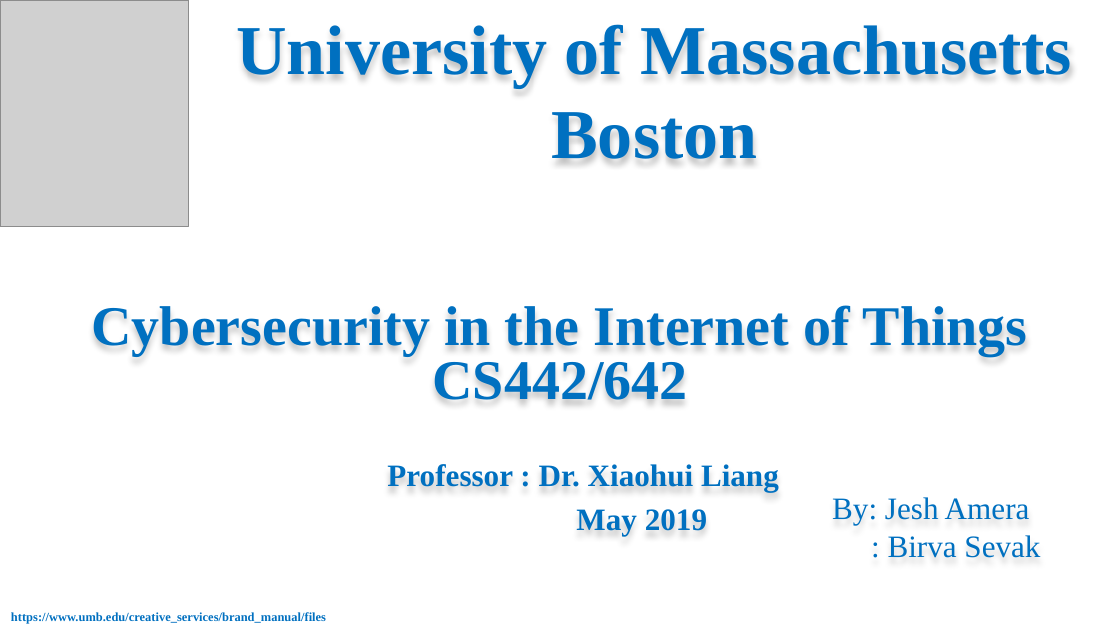
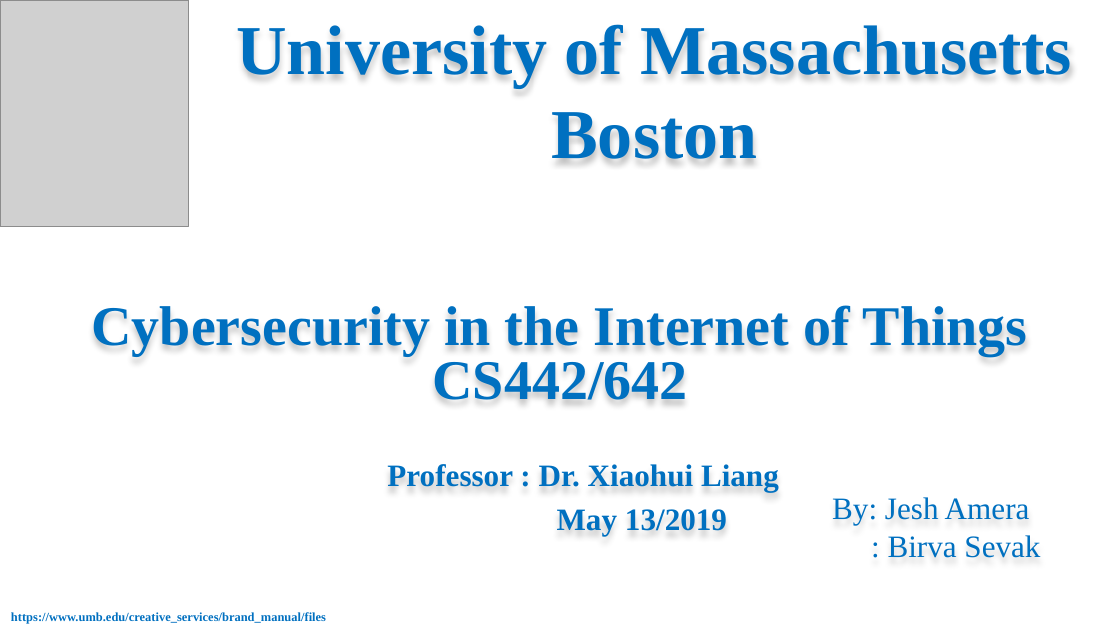
Before and after one commit to simulationpoint/cs442IoTProject, a slide deck: slide 1 of CS442IoTProject .pptx. Drawn at 1120x630 pixels with LibreOffice and Linux fonts; fonts in the diff are those of the drawing; grey boxes stand for pictures. Boxes give left, top, right and bottom in pixels: in the first picture for what was removed or moved away, otherwise in the second. Text is boxed around its words. In the diff, an @@ line names an element or a change of style, - is before the commit and + after.

```diff
--- a/CS442IoTProject .pptx
+++ b/CS442IoTProject .pptx
@@ subtitle at bbox=[557, 509, 727, 536]: text changed @@
-May 2019
+May 13/2019
```
Also in this commit, not shown: 2 other slides changed, 2 other files.
